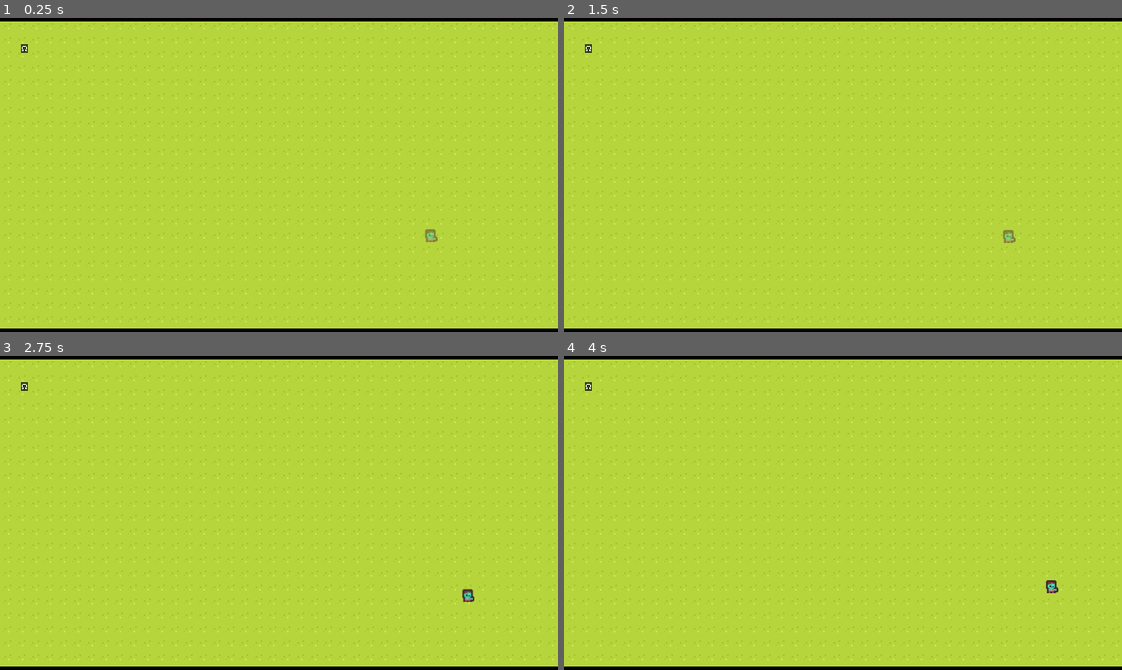
Above: before the commit, frames 1-4 (two rows, left to right).
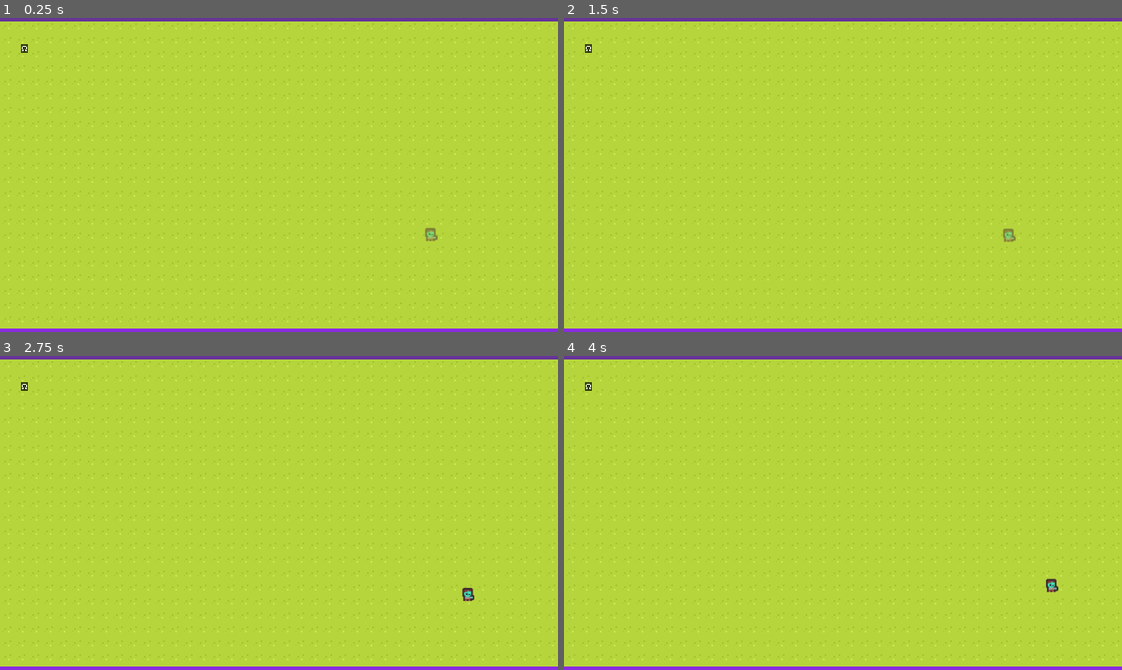
Above: after the commit, the same moments.

Repository: jackokring/here
Game: Godot game, scene res://Scenes/main.tscn
Two runs of this game, one before a commit and one after it. Both use one fixed random seed, a clock stepped at 60 frames per second and the inputs below. Sound files missing from this copy of the repository are replaced by a short silence.
Inputs:
- Up to frame 1 (0.25 s): no input
- Up to frame 2 (1.5 s): tap Enter at 0.5 s; hold Right (ui_right) 0.53-1.28 s; tap Space at 1.25 s; hold Down (ui_down) from 1.28 s (still down)
- Up to frame 3 (2.75 s): release Down (ui_down) at 2.03 s; hold Right (ui_right) from 2.03 s (still down)
- Up to frame 4 (4 s): release Right (ui_right) at 2.78 s; hold Up (ui_up) 2.78-3.53 s; hold Left (ui_left) from 3.53 s (still down)

The runs differ from the first frame. In frame 1, 2.3% of the frame differs, in the area x 0-100%, y 0-100%; in frame 2, 2.3%; in frame 3, 2.3%; in frame 4, 2.3%.

Commit message:
HUD canvas

Diff:
--- /dev/null
+++ b/Scenes/hud.gd
@@ -0,0 +1,15 @@
+extends Node2D
+var top: float = 100.0
+var bottom: float = 100.0
+
+# draw
+func _draw() -> void:
+	var rect: Rect2 = Global.top_rect()
+	rect.size.x *= top / 100.0
+	draw_rect(rect, Color.REBECCA_PURPLE)
+	rect = Global.bottom_rect()
+	rect.size.x *= top / 100.0
+	draw_rect(rect, Color.BLUE_VIOLET)
+
+func _process(delta: float) -> void:
+	queue_redraw()
--- a/Scenes/main.tscn
+++ b/Scenes/main.tscn
@@ -7,6 +7,7 @@
 [ext_resource type="Script" uid="uid://cmpdmlwt3fkou" path="res://Scripts/overlay.gd" id="5_c6khe"]
 [ext_resource type="PackedScene" uid="uid://dcb5udwiaamw0" path="res://Scenes/player.tscn" id="6_0xi8y"]
 [ext_resource type="Texture2D" uid="uid://dismjjnhb13hj" path="res://Tiles/field.png" id="6_hf1i6"]
+[ext_resource type="Script" uid="uid://br86n0lfebkoi" path="res://Scenes/hud.gd" id="6_hptm8"]
 [ext_resource type="Script" uid="uid://biadttfl8pa6u" path="res://Scripts/field.gd" id="6_yw450"]
 [ext_resource type="PackedScene" uid="uid://th65c8v402vp" path="res://Scenes/bass.tscn" id="9_w267c"]
 
@@ -203,23 +204,28 @@
 script = ExtResource("1_wci3j")
 
 [node name="GUI" parent="." instance=ExtResource("2_upaaj")]
+z_index = 5
 offset_left = 60.0
 offset_top = 60.0
 offset_right = 580.0
 offset_bottom = 300.0
 
 [node name="Sky" type="TileMapLayer" parent="."]
-z_index = 3
+z_index = 4
 z_as_relative = false
 tile_set = SubResource("TileSet_okgd7")
 script = ExtResource("3_7xf4d")
 
 [node name="Overlay" type="TileMapLayer" parent="."]
-z_index = 2
+z_index = 3
 z_as_relative = false
 tile_map_data = PackedByteArray("AAADAAMAAAAAAAAAAAA=")
 tile_set = SubResource("TileSet_1i56d")
 script = ExtResource("5_c6khe")
+
+[node name="HUD" type="Node2D" parent="."]
+z_index = 2
+script = ExtResource("6_hptm8")
 
 [node name="Player" parent="." instance=ExtResource("6_0xi8y")]
 
--- a/Scripts/global.gd
+++ b/Scripts/global.gd
@@ -38,6 +38,11 @@
 	return config.get_value("audio", id, vol)
 
 ## DisplayServer
+# cells per screen
+const dim: Vector2i = Vector2i(40, 22)
+# residual x, y
+const residual: Vector2i = Vector2i(0, 4)
+
 # set fullscreen from options
 func set_fullscreen(full: bool):
 	config.set_value("display", "full", full)
@@ -53,7 +58,16 @@
 
 func get_random_position(rand: RandomNumberGenerator) -> Vector2:
 	var screen = get_viewport().get_visible_rect().size
-	return Vector2(rand.randf_range(0, screen.x), rand.randf_range(0, screen.y))
+	return Vector2(rand.randf_range(residual.x, screen.x - residual.x),
+		rand.randf_range(residual.y, screen.y - residual.y))
+
+func top_rect() -> Rect2:
+	var screen = get_viewport().get_visible_rect().size
+	return Rect2(0, 0,  screen.x, residual.y)
+
+func bottom_rect() -> Rect2:
+	var screen = get_viewport().get_visible_rect().size
+	return Rect2(0, screen.y - residual.y,  screen.x, residual.y)
 
 func set_lang(lang: String):
 	config.set_value("locale", "lang", lang)
Not shown, added: Scenes/hud.gd.uid
Not shown: 1 places in Scenes/main.tscn that only renumber resources
